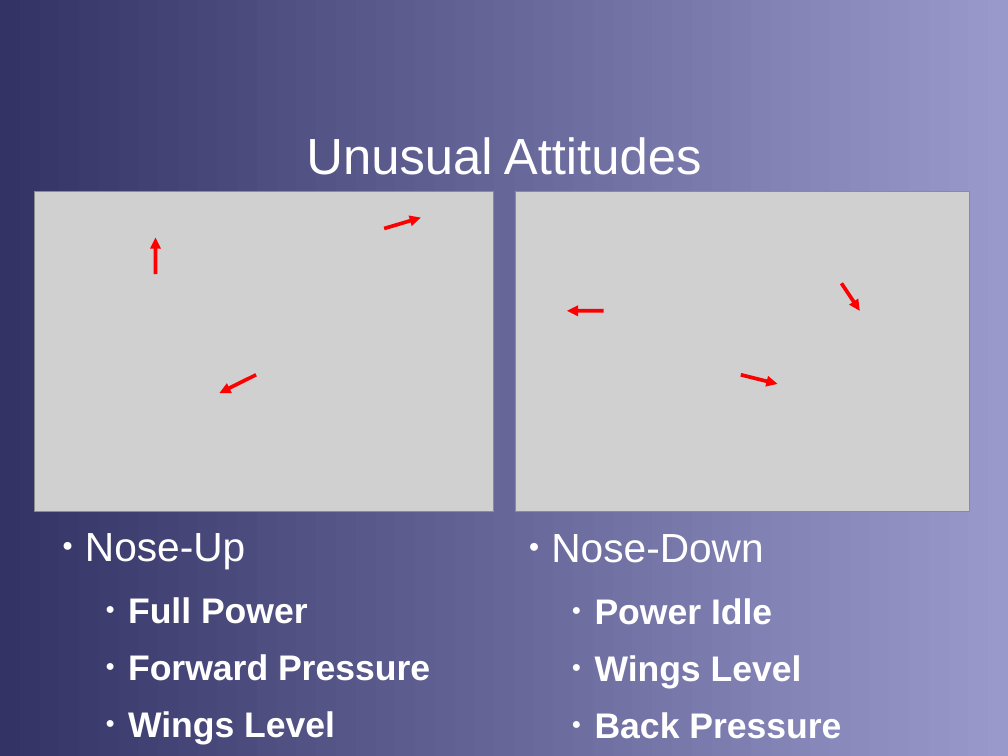
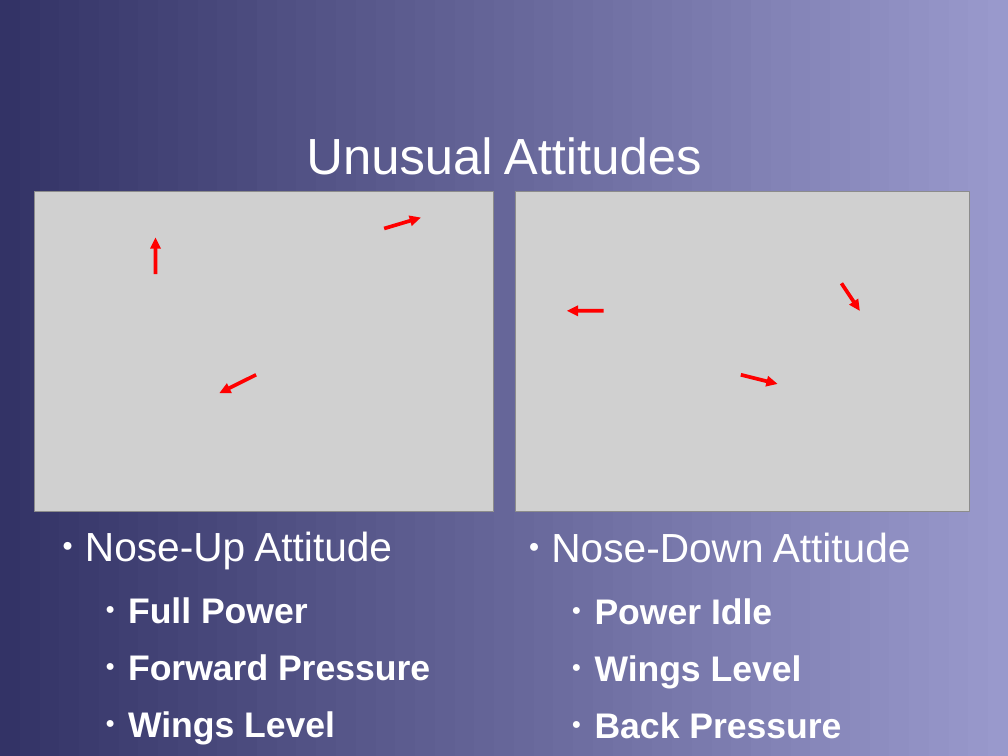
Before and after one commit to stephanheinemann/flight, a slide deck: slide 19 of FI/Instruments/Instruments.odp (slide 20 before the commit). Drawn at 1008x756 pixels with LibreOffice and Linux fonts; fonts in the diff are those of the drawing; grey boxes stand for pictures; background and template pictures are left out. Boxes give left, top, right and bottom in pixels: in the first picture for what was removed or moved away, otherwise in the second. Text is boxed around its words. In the diff, an @@ line names an element or a change of style, - is before the commit and + after.

```diff
--- a/FI/Instruments/Instruments.odp
+++ b/FI/Instruments/Instruments.odp
@@ text at (85, 531, 392, 569): text changed @@
-● Nose-Up
+● Nose-Up Attitude
@@ text at (551, 532, 911, 563): text changed @@
-● Nose-Down
+● Nose-Down Attitude
```
Also in this commit, not shown: 5 other slides changed, 2 slides added, 2 slides removed, 3 other files.
